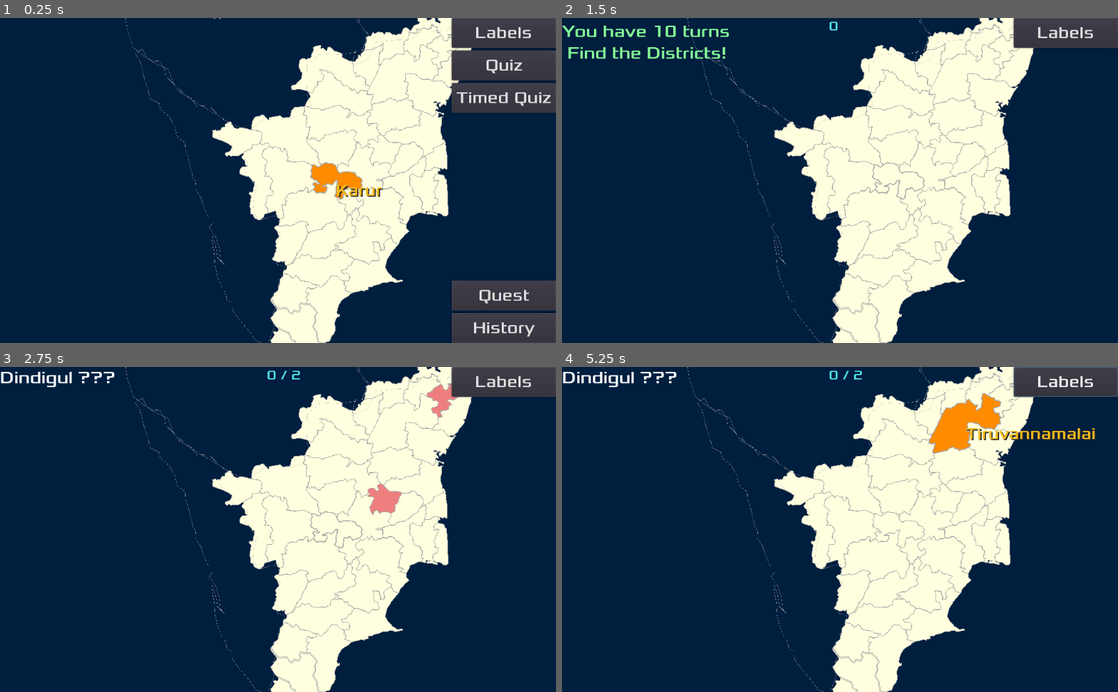
Above: before the commit, frames 1-4 (two rows, left to right).
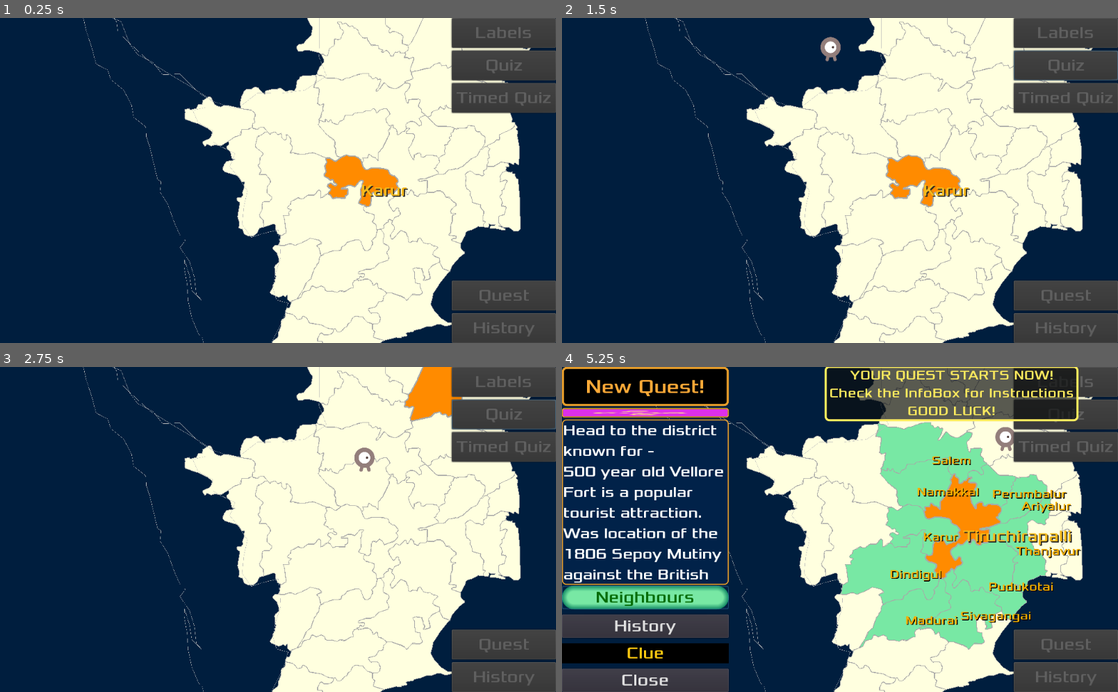
Above: after the commit, the same moments.

Repository: sharun-s/godot-tn
Game: Godot game, scene res://Node2D.tscn
Same seed, same stepped clock (60 frames per second), same inputs: the game is played once before the commit and once after it.
Inputs (mouse positions are in pixels of both pictures, inside the frame that each line leads up to):
- Up to frame 1 (0.25 s): no input
- Up to frame 2 (1.5 s): click (1067, 66) at 0.5 s, where only the run before the commit has a clickable "Quiz"; tap Enter at 1.25 s; drag from (951, 141) to (995, 44) at 1.27 s
- Up to frame 3 (2.75 s): drag from (433, 393) to (389, 490) at 2.02 s
- Up to frame 4 (5.25 s): move the mouse to (1023, 367) at 2.77 s; hold Right (ui_right) 2.78-3.5 s; tap Backspace at 2.85 s; click (1023, 367) at 2.92 s; click (1067, 643) at 3.5 s, where only the run after the commit has a clickable "Quest"; click (1067, 383) at 4.25 s, where only the run before the commit has a clickable "Labels"; click (645, 597) at 5 s, where only the run after the commit has a clickable "Neighbours"

The runs differ from the first frame. In frame 1, 20% of the frame differs, in the area x 14-100%, y 0-100%; in frame 2, 27%; in frame 3, 27%; in frame 4, 58%, in the area x 0-100%, y 0-100%.
Error after the commit: Invalid call. Nonexistent function 'size' in base 'String'. (res://InfoCenter.gd:260)

Commit message:
Handling state between different modes - explore - quiz - timed quiz -quest - history

Diff:
--- a/InfoCenter.gd
+++ b/InfoCenter.gd
@@ -73,7 +73,7 @@
 		"The famous Ambur biryani. The Mughals ruled this region and influenced the cuisine. Unique due to local type of rice used, and cooking meat and rice together unlike other biriyanis separately",
 		"Arcot Makkan Peda is a speciality - a flattened gulab jamun but filled with grated dry fruits soaked in sugar syrup",
 		"Leather goods manufacturing hub",
-		'End point of the first Paseenger Railway Line built in South India in 1854 - Walajahpet-Veyasarapady (Chennai)',
+		'End point of the first Passenger Railway Line built in South India in 1854 - Walajahpet-Veyasarapady (Chennai)',
 		'Built on the Palar River banks, by the Nawab of Arcot, in honour of the Rani of Gingee who committed Sati after her husband Desingh died in the Battle of Gingee'],
 		Ramanathapuram=[
 			"Birth place of A.P.J Abdul Kalam, rocket man, pokhran 2, peoples president...",
@@ -99,7 +99,7 @@
 		],
 		Thanjavur=[
 			"The Rice Bowl of Tamil Nadu",
-			"Made popular Ghee Pongal, Puliyodarai (tamarind rice)",
+			"Popularized Ghee Pongal and Puliyodarai (tamarind rice)",
 			"Kumbakonam, every 12 years Mahamaham festival draws millions of devotees for a dip in the huge temple tank complex spanning 20 sq acres",
 			"The 1000 year old Brihadeshwara temple",
 			"Seat of the Chola Empire",
@@ -146,6 +146,7 @@
 
 signal quest_over;
 signal off_track;
+signal on_track;
 signal show_neighbours;
 
 func sea():
@@ -183,6 +184,8 @@
 	]
 # Called when the node enters the scene tree for the first time.
 func _ready():
+	if OS.get_name()=='Android':
+		$VBoxContainer2/FactBox.set("custom_fonts/font/size",18)
 	hide()# Replace with function body.
 
 var n=[]
@@ -199,32 +202,32 @@
 var attempts:=AttemptsAllowed
 
 func reload(district, neighbours, hist='',mode=state.NON_QUEST):
-	n.clear()
+	show()
 	historytext=hist
 	n=neighbours
 	$VBoxContainer2/MarginContainer/Neighbours.pressed=false
-	$VBoxContainer/NameBox.text=district
 	$VBoxContainer/PanelContainer/imgbox.texture=dummyimg[int(rand_range(0, dummyimg.size()))]
 	if mode==state.NEW_QUEST:
+		$VBoxContainer/NameBox.text="New Quest!"
 		rng.randomize()
 		while targets.size() != NumberOfTargets:
 			var idx=rng.randi_range(0, facts.size()-1)
 			if (facts.keys()[idx] in targets) == false:
 				targets.append(facts.keys()[idx])
-		print('targets set', targets)
+		#print('targets set', targets)
 		$VBoxContainer2/MarginContainer/clue.show()
 		_on_clue_pressed()
 	elif mode==state.IN_QUEST:
 		attempts=attempts-1
 		if targets[0] == district:
 			targets.pop_front()
-			print('targets left', targets)
-			_on_clue_pressed("Well done. You are on track!!!\n\n")
-			show()
-			#emit_signal("on_track")
+			$VBoxContainer/NameBox.text="Solved:"+str(NumberOfTargets-targets.size())+'/'+str(NumberOfTargets)+" Turns:"+str(AttemptsAllowed-attempts)+'/'+str(AttemptsAllowed)
+			#print('targets left', targets)
+			_on_clue_pressed("")#"Well done. You are on track!!!\n\n")
+			emit_signal("on_track", district)
 		else:
+			$VBoxContainer/NameBox.text=district
 			show_fact(district)
-			show()
 			emit_signal("off_track",district)
 		if attempts==0 or targets.size()==0:
 			$VBoxContainer2/MarginContainer/clue.hide()
@@ -233,8 +236,8 @@
 			targets.clear()
 	else:
 		#$VBoxContainer2/MarginContainer/clue.hide()
+		$VBoxContainer/NameBox.text=district
 		show_fact(district)
-		show()
 
 func show_fact(district):
 	if district in facts and facts[district].size() > 0:
--- a/InfoCenter.tscn
+++ b/InfoCenter.tscn
@@ -49,7 +49,7 @@
 corner_radius_bottom_left = 8
 
 [sub_resource type="DynamicFont" id=5]
-size = 18
+size = 28
 font_data = ExtResource( 2 )
 
 [sub_resource type="StyleBoxFlat" id=6]
--- a/Node2D.tscn
+++ b/Node2D.tscn
@@ -25,7 +25,27 @@
 size = 30
 font_data = ExtResource( 3 )
 
-[sub_resource type="DynamicFont" id=6]
+[sub_resource type="StyleBoxFlat" id=6]
+content_margin_left = 0.0
+content_margin_right = 0.0
+content_margin_top = 0.0
+content_margin_bottom = 0.0
+bg_color = Color( 0.0470588, 0.054902, 0.054902, 0.682353 )
+border_width_left = 4
+border_width_top = 4
+border_width_right = 4
+border_width_bottom = 4
+border_color = Color( 0.996078, 0.929412, 0.372549, 1 )
+corner_radius_top_left = 8
+corner_radius_top_right = 8
+corner_radius_bottom_right = 8
+corner_radius_bottom_left = 8
+expand_margin_left = 8.0
+expand_margin_right = 8.0
+expand_margin_top = 2.0
+expand_margin_bottom = 4.0
+
+[sub_resource type="DynamicFont" id=7]
 size = 24
 font_data = ExtResource( 3 )
 
@@ -139,13 +159,17 @@
 }
 
 [node name="Score" type="Label" parent="HUD"]
+visible = false
 anchor_left = 0.5
 anchor_right = 0.5
 margin_left = -20.0
 margin_right = 20.0
-margin_bottom = 14.0
-custom_fonts/font = SubResource( 6 )
-custom_colors/font_color = Color( 0.317647, 0.913725, 0.929412, 1 )
+custom_styles/normal = SubResource( 6 )
+custom_fonts/font = SubResource( 7 )
+custom_colors/font_color = Color( 0.996078, 0.929412, 0.372549, 1 )
+text = "test"
+align = 1
+valign = 1
 __meta__ = {
 "_edit_use_anchors_": false
 }
@@ -157,7 +181,9 @@
 margin_top = 37.0
 margin_right = 43.0
 margin_bottom = 86.0
-custom_fonts/font = SubResource( 6 )
+custom_fonts/font = SubResource( 7 )
+align = 1
+valign = 1
 __meta__ = {
 "_edit_use_anchors_": false
 }
@@ -176,12 +202,12 @@
 
 [connection signal="ready" from="." to="." method="_on_TN_ready"]
 [connection signal="pressed" from="HUD/Quiz" to="." method="_on_Button_pressed"]
-[connection signal="pressed" from="HUD/Quest" to="." method="_on_Info_pressed"]
+[connection signal="pressed" from="HUD/Quest" to="." method="_on_Quest_pressed"]
 [connection signal="pressed" from="HUD/Timed" to="." method="_on_Timed_pressed"]
 [connection signal="toggled" from="HUD/Labels" to="." method="_on_Labels_toggled"]
 [connection signal="pressed" from="HUD/Learn" to="." method="_on_Learn_toggled"]
 [connection signal="off_track" from="HUD/Grid" to="." method="_off_track"]
+[connection signal="on_track" from="HUD/Grid" to="." method="_on_Grid_on_track"]
 [connection signal="quest_over" from="HUD/Grid" to="." method="_on_quest_over"]
 [connection signal="show_neighbours" from="HUD/Grid" to="." method="_on_Grid_show_neighbours"]
 [connection signal="timeout" from="QuizTimer" to="." method="_on_QuizTimer_timeout"]
-[connection signal="hit" from="Gopal" to="." method="_on_Gopal_hit"]
--- a/Player.gd
+++ b/Player.gd
@@ -1,5 +1,5 @@
 extends Area2D
-signal hit
+#signal hit
 
 # Declare member variables here. Examples:
 export var speed = 400
@@ -53,7 +53,7 @@
 	show()
 	$CollisionShape2D.disabled = false
 
-func _on_Player_area_entered(area):
-	emit_signal('hit',area.name)
+#func _on_Player_area_entered(area):
+#	emit_signal('hit',area.name)
 	#print(area.name+' entered')
 	#pass # Replace with function body.
--- a/Player.tscn
+++ b/Player.tscn
@@ -37,5 +37,3 @@
 [node name="CollisionShape2D" type="CollisionShape2D" parent="."]
 position = Vector2( 0, -8 )
 shape = SubResource( 2 )
-
-[connection signal="area_entered" from="." to="." method="_on_Player_area_entered"]
--- a/TN.gd
+++ b/TN.gd
@@ -215,21 +215,15 @@
 		add_child(a2d)
 		add_label(district, x, y, w, h, "dlabels")
 		a2d.connect('input_event', self, 'on_district_select',[district])
-#	for i in range(0, keralaborder.size(),2):
-#		walkpath.add_point(t.xform(Vector2(keralaborder[i],keralaborder[i+1])))
-#	walkpath.width=1
-#	walkpath.default_color=Color.gray
-#	add_child(walkpath)
-#	walkpath.show()
 	addstateborder(keralaborder)
 	addstateborder(kaborder)
 	addstateborder(apborder)
-	var randstartidx=rng.randi_range(0,d.size()-1)
-	var startat = d.keys()[randstartidx]
 	$Camera2D.position=get_node('Dindigul').position
-	$Camera2D.zoom=Vector2(2.85, 2.85)
+	if OS.get_name()=="Android":
+		$Camera2D.zoom=Vector2(2.85, 2.85)
+	else:
+		$Camera2D.zoom=Vector2(2.0, 2.0)
 	$Label.rect_scale=$Camera2D.zoom
-	path.append(startat)
 
 var dhistory=[{
 	Salem=[['Salem', 'Dharmapuri', 'Namakkal', 'Krishnagiri'],Color.mediumspringgreen],
@@ -373,13 +367,11 @@
 func on_district_select(_viewport, event, _idx, district):
 	if event is InputEventMouseButton:
 		if event.pressed:
-			#select(district)
 			path.clear()
 			path.append(district)
 		else:
 			#on release touch check whats in path and move if required
 			select(district)
-				#gotoDistrict()
 		#walkpath.clear_points()
 		#walkpath.add_point(get_node(district).position)
 
@@ -516,6 +508,7 @@
 	reset()
 	game_in_progress=1
 	$HUD/Score.text=str(score)
+	$HUD/Score.visible=true
 	timed_msg("[pulse color=#22ff44 height=-10 freq=10]You have 10 turns\n Find the Districts![/pulse]",2)
 	yield($Timer,"timeout")
 	timedquiz=false
@@ -540,6 +533,7 @@
 	$HUD/Timeline.bbcode_text=''
 	#walkpath.clear_points()
 	$HUD/Score.text=''
+	$HUD/Score.visible=false
 	$HUD/Clock.text=''
 	$HUD/Message.bbcode_text=''
 	$Label.text=''
@@ -602,7 +596,7 @@
 		get_tree().set_group("dlabels","visible",false)
 
 func gotoDistrict():
-	#reset()
+	disableui()
 	var current
 	var distance
 	var time
@@ -622,11 +616,13 @@
 		tw.interpolate_property($Gopal,"position",$Gopal.position,gpos,time)
 		tw.start()
 		var x=yield(tw, 'tween_completed')
+		showinfo(current)
 	$Gopal.velocity=Vector2(0,0)
 	$Gopal.initiated_by_code=false
 	$Gopal/CollisionShape2D.disabled = false
 	game_in_progress=0
-	#game_over()
+	if not quest_in_progress:
+		enableui()
 
 func fullwalktest():
 	reset()
@@ -709,15 +705,26 @@
 var district_animator
 
 func _on_TN_ready():
-	#$Timer.start(1)
-	#yield($Timer,"timeout")
-	#if OS.get_name()=='Android':
-	#	$HUD/Message.anchor_left=.45
 	district_animator=cell.instance()
 	add_child(district_animator)
+	var randstartidx=rng.randi_range(0,d.size()-1)
+	var startat = d.keys()[randstartidx]
+	path.append(startat)
 	gotoDistrict()
 
-
+func disableui():
+	$HUD/Learn.disabled=true
+	$HUD/Quest.disabled=true
+	$HUD/Quiz.disabled=true
+	$HUD/Labels.disabled=true
+	$HUD/Timed.disabled=true
+
+func enableui():
+	$HUD/Learn.disabled=false
+	$HUD/Quest.disabled=false
+	$HUD/Quiz.disabled=false
+	$HUD/Labels.disabled=false
+	$HUD/Timed.disabled=false
 
 func neighbours(districtname):
 	var l=get_node(districtname).get_overlapping_areas()
@@ -799,7 +806,13 @@
 		if current_year>=len(years):
 			for i in range(0,len(years)):
 				get_tree().call_group(years[i],"hide")
-				get_tree().call_group(years[i],"queue_free")
+				#get_tree().call_group(years[i],"queue_free")
+				for tmpx in get_tree().get_nodes_in_group(years[i]):
+					if tmpx is Polygon2D:
+						print('freeing', tmpx.name)
+						tmpx.queue_free()
+					else:
+						print('not freeing', tmpx.name)
 				current_year=0
 				get_tree().call_group('1956',"hide")
 				#$HUD/Learn.text='History'
@@ -856,44 +869,55 @@
 	$HUD/Clock.text=str(seconds)
 
 var quest_in_progress:=false
-func _on_Info_pressed():
-	if selected_district!='':
-		$HUD/Quiz.hide()
-		$HUD/Timed.hide()
-		$HUD/Learn.hide()
-		$HUD/Score.text='YOUR QUEST STARTS NOW!\nCheck the InfoBox for Instructions\n\nGOOD LUCK!'
-		$HUD/Grid.reload(selected_district, neighbours(selected_district), get_history(selected_district), 0)
-		quest_in_progress=true
-		$HUD/Quest.hide()
+func _on_Quest_pressed():
+	disableui()
+	$HUD/Score.visible=true
+	$HUD/Score.text='YOUR QUEST STARTS NOW!\nCheck the InfoBox for Instructions\nGOOD LUCK!'
+	quest_in_progress=true
+	if selected_district=='':
+		$HUD/Grid.show()
+		$HUD/Grid.reload('', '', '', 0)
+	else:
+		$HUD/Grid.reload(selected_district, '', '', 0)
+
 
 func _on_Timed_pressed():
 	reset()
 	game_in_progress=1
 	$HUD/Score.text=str(score)
+	$HUD/Score.visible=true
 	timed_msg("[pulse color=#44dd22 height=-15 freq=5]You have 10 turns\n Find the Districts![/pulse]",2)
 	yield($Timer,"timeout")
 	new_challenge()
 	timedquiz=true
 	$QuizTimer.start()
 
-func _on_Gopal_hit(district):
+#when player node moves into area
+func showinfo(district):
 	if quest_in_progress:
-		$HUD/Score.text=''
+		$HUD/Score.visible=true
 		$HUD/Grid.reload(district, neighbours(district), get_history(district), 1)
 	else:
+		$HUD/Score.visible=false
 		$HUD/Grid.reload(district, neighbours(district), get_history(district), 2) # non quest just show info without clue
 
 func _on_quest_over(turnstaken, cluessolved):
 	$HUD/Grid.hide()
+	$HUD/Score.visible=false
 	timed_msg("[pulse color=#22dd44 height=-15 freq=5]You took "+str(turnstaken)+" turns\nAnd solved "+str(cluessolved)+" clues ![/pulse]",3)
 	yield($Timer,"timeout")
 	$HUD/Quest.show()
 	$HUD/Message.bbcode_text=''
 	quest_in_progress=false
+	$HUD/Score["custom_styles/normal"].border_color="feed5f"#selected_color_right
+	$HUD/Score["custom_colors/font_color"]="feed5f"#selected_color_right
+	enableui()
 	game_over()
 
 func _off_track(d):
 	$HUD/Score.text="Oops! Wrong direction!!!\nPress CLUE for more hints"
+	$HUD/Score["custom_styles/normal"].border_color=Color.red
+	$HUD/Score["custom_colors/font_color"]=Color.red
 	get_node(d).get_child(0).color=selected_color_wrong
 
 func _on_Grid_show_neighbours(show):
@@ -906,5 +930,10 @@
 			get_node('lbl'+district).visible=false
 			if district != selected_district:
 				get_node(district).get_child(0).color=deselect_color
-
 	#update()
+
+func _on_Grid_on_track(d):
+	$HUD/Score.text="Well done!\nYou are on track"
+	$HUD/Score["custom_styles/normal"].border_color=selected_color_right
+	$HUD/Score["custom_colors/font_color"]=selected_color_right
+	get_node(d).get_child(0).color=selected_color_right
--- /dev/null
+++ b/polygenerator.gd
@@ -0,0 +1,65 @@
+extends SceneTree
+var d={
+	Ariyalur=[953.4,772.77154],
+	Chengalpattu=[1187.6992,250.59959],
+	Chennai=[1346.5329,127.77688],
+	Coimbatore=[176.59072,778.52605],
+	Cuddalore=[930,608],
+	Dharmapuri=[523.4,391.98666],
+	Dindigul=[378.9,976.16227],
+	Erode=[239.74398,586.9],
+	Kallakurichi=[845.71773,541.92189],
+	Kanchipuram=[1159.6992,209.4353],
+	Kanyakumari=[318.8,1749.4],
+	Karur=[548.7041,882.19391],
+	Krishnagiri=[447.84352,264.0834],
+	Madurai=[448.7,1155.6],
+	Mayiladithurai=[1147.2,766.3],
+	Nagapattinam=[1190.8322,941.2],
+	Namakkal=[525.9,710.24797],
+	Nilgiris=[35.179205,666.66965],
+	Perumbalur=[849.59825,736.1],
+	Pudukotai=[784,1010.1992],
+	Ramanathapuram=[711.41374,1277.6],
+	Ranipet=[1035.4198,153.59961],
+	Salem=[510.87492,581.5356],
+	Sivagangai=[670.3,1117.9],
+	Tenkasi=[342.68731,1464.2479],
+	Thanjavur=[892.9,849.9625],
+	Theni=[349.98068,1189.1748],
+	Thoothukudi=[524.26323,1477.0951],
+	Tiruchirapalli=[687.5,771.2813],
+	Tirunelveli=[342.5811,1598.9395],
+	Tirupathur=[769.5,237.28516],
+	Tiruppur=[295.39381,797.44396],
+	Tiruvallur=[1066.8503,31.7],
+	Tiruvannamalai=[844.8954,260.51825],
+	Tiruvarur=[1067.9132,907.08195],
+	Vellore=[833.79688,171.82608],
+	Vilippuram=[1042.3355,412.88469],
+	Virudhunagar=[406.3,1340.1006]
+}
+
+func create_polygons(s, district):
+	var b=BitMap.new()
+	b.create_from_image_alpha(s.texture.get_data())
+	var rect=Rect2(0, 0, s.texture.get_width(), s.texture.get_height())
+	var polys=b.opaque_to_polygons(rect)
+	print(district, '=',s.position - Vector2(s.texture.get_width()/2, s.texture.get_height()/2))
+	#print(polys[0])
+	#if district== 'Tirupathur':
+	#	print(polys[1])
+	return null
+
+func _init():
+	for district in d.keys():
+		var s=Sprite.new()
+		var image=load("res://"+district+".png")
+		s.texture=image
+		var w=s.texture.get_width()
+		var h=s.texture.get_height()
+		d[district].append(w)
+		d[district].append(h)
+		#print(district,'=',d[district],',')
+		var polys=create_polygons(s,district)
+		s.free()
Not shown: 1 places in Node2D.tscn that only renumber resources
